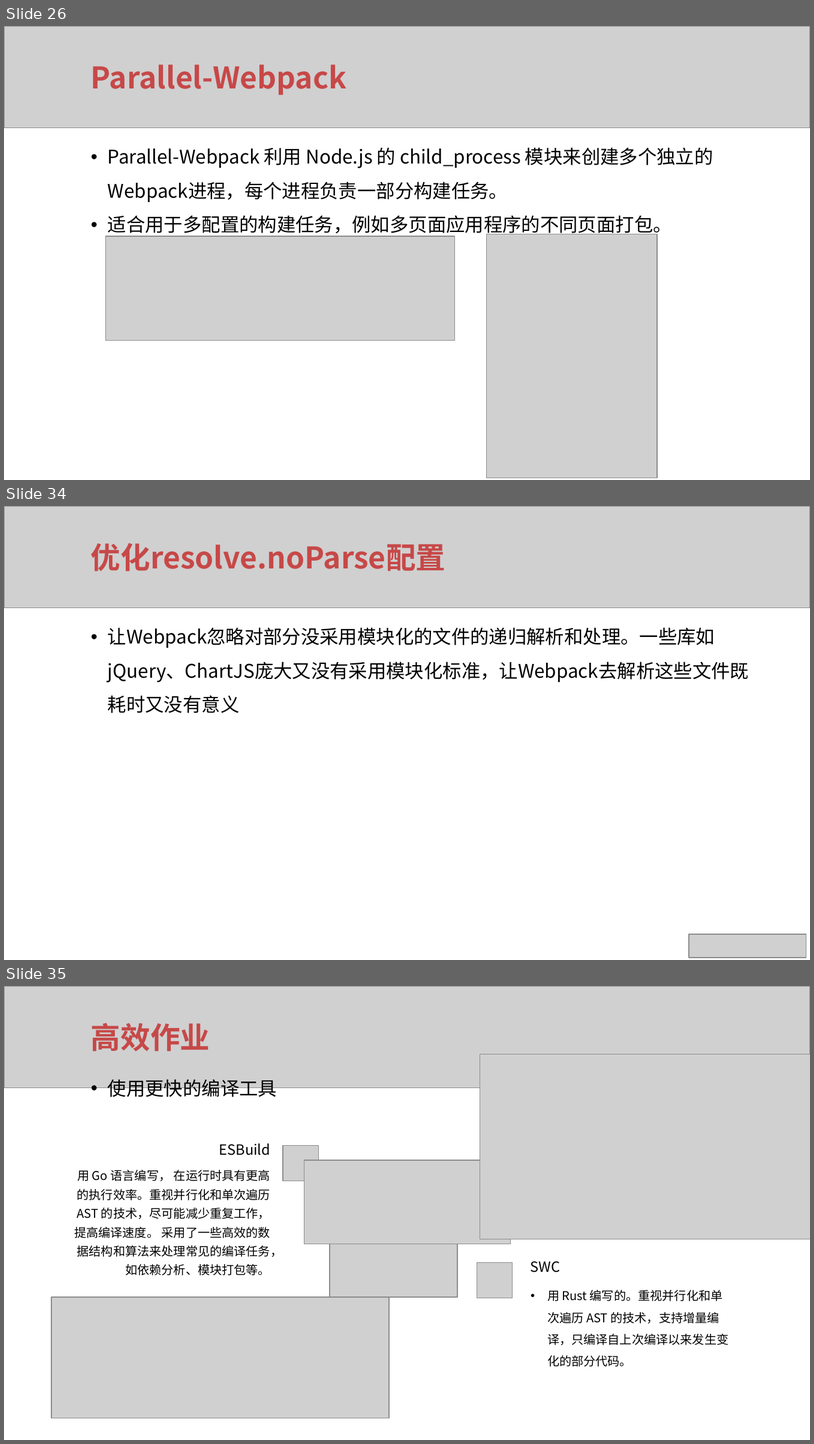
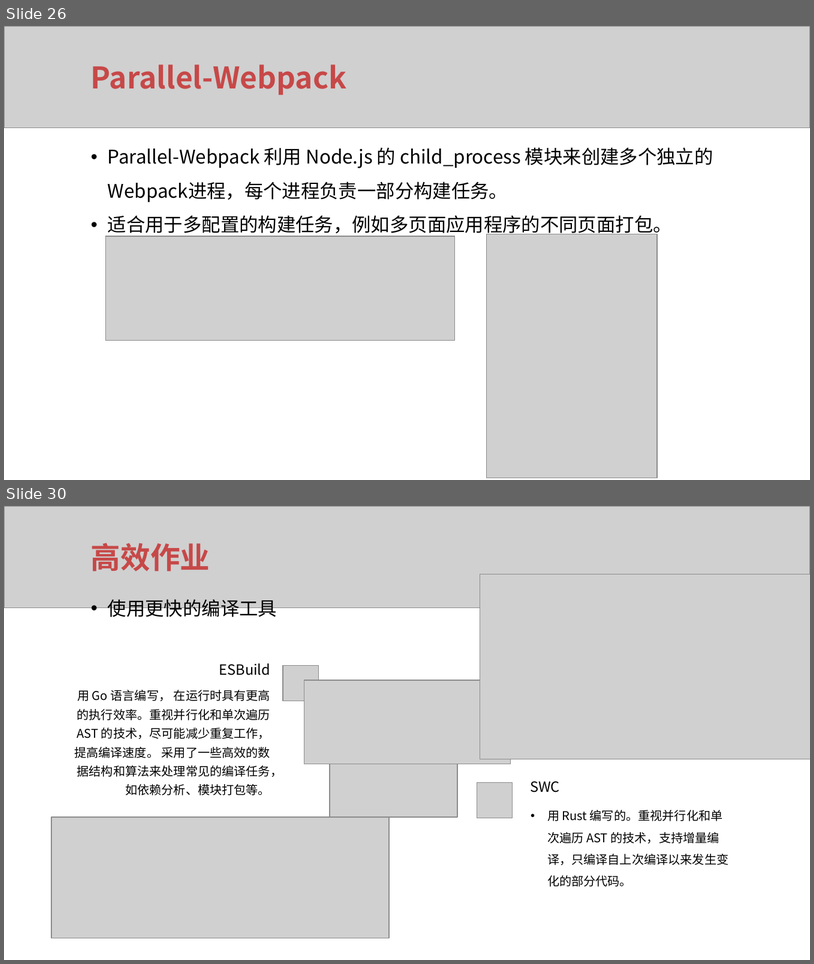
Before and after one commit to xuqunhai/python, a slide deck: 创课/ppt/ppt/Vue项目最佳实践.pptx. Shown one above the other, each under a label of ours: slides 26, 34 and 35 before the commit, slides 26 and 30 after it; the slides between them are not shown. The pictures are 814x1444 and 814x964 pixels, drawn with LibreOffice and Linux fonts; fonts in the diff are those of the drawing; grey boxes stand for pictures. Boxes give left, top, right and bottom in pixels: in the first picture for what was removed or moved away, otherwise in the second. Text is boxed around its words. In the diff, an @@ line names an element or a change of style, - is before the commit and + after.

```diff
--- a/创课/ppt/ppt/Vue项目最佳实践.pptx
+++ b/创课/ppt/ppt/Vue项目最佳实践.pptx
@@ slide 34 removed at [4,506,810,960], background #FFFFFF @@
@@ picture removed at [4,506,810,607] @@
@@ text removed at [91,543,446,571] @@
-优化resolve.noParse配置
@@ text removed at [108,627,749,682] @@
-• 让Webpack忽略对部分没采用模块化的文件的递归解析和处理。一些库如jQuery、ChartJS庞大又没有采用模块化标准，让Webpack去解析这些文件既耗时又没有意义
@@ picture removed at [689,934,806,958] @@
@@ what was slide 35 is now slide 30 @@
```
Also in this commit, not shown: 9 slides changed, 18 other slides removed, 4 other files.
